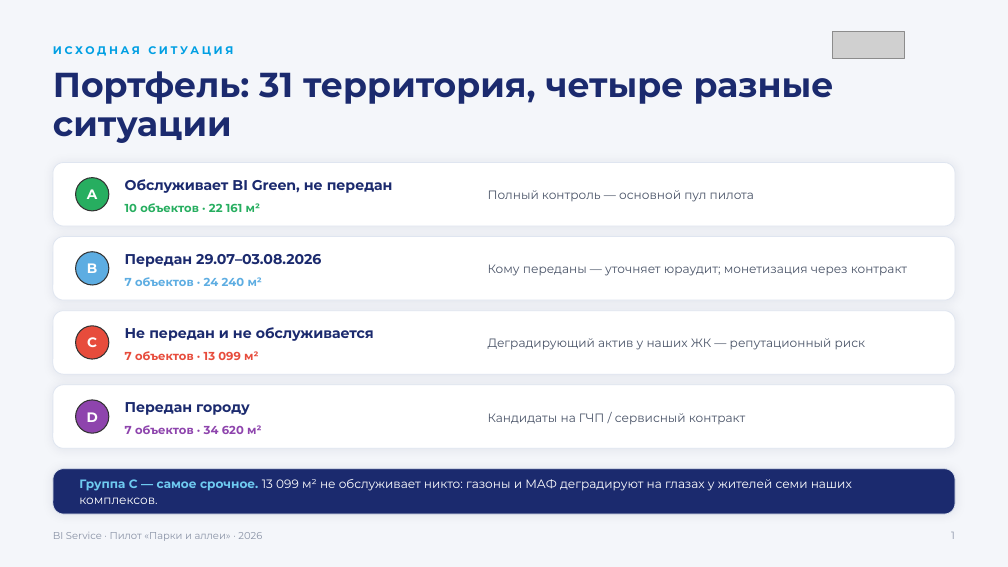
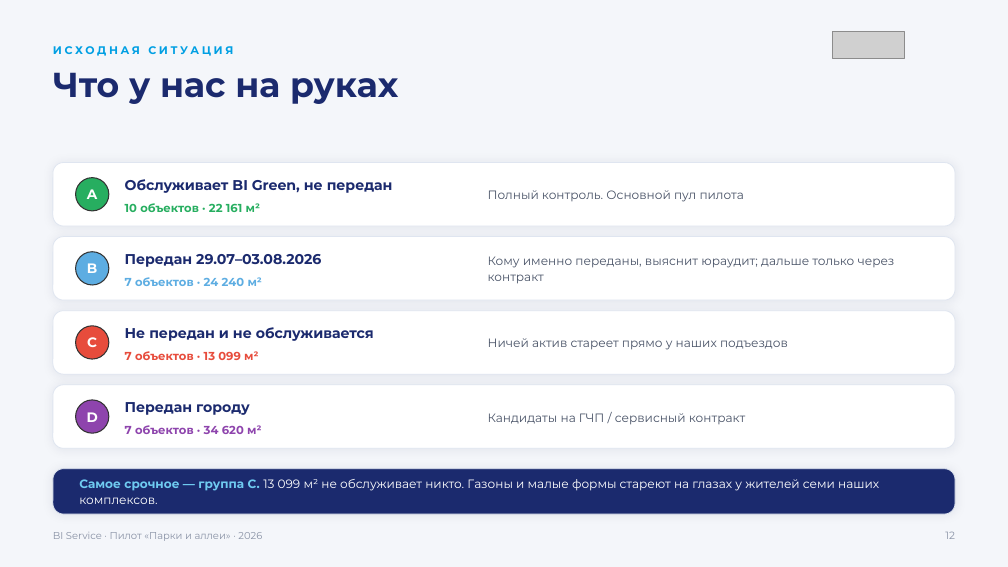
Before and after one commit to jprashkevich/bi-korshiler, a slide deck: slide 13 of docs/research/BIG-Life-park-pilot.pptx (slide 2 before the commit). Drawn at 1008x567 pixels with LibreOffice and Linux fonts; fonts in the diff are those of the drawing; grey boxes stand for pictures. Boxes give left, top, right and bottom in pixels: in the first picture for what was removed or moved away, otherwise in the second. Text is boxed around its words. In the diff, an @@ line names an element or a change of style, - is before the commit and + after.

```diff
--- a/docs/research/BIG-Life-park-pilot.pptx
+++ b/docs/research/BIG-Life-park-pilot.pptx
@@ text at <box>53,72,398,104</box>: text changed @@
-Портфель: 31 территория, четыре разные ситуации
+Что у нас на руках
@@ text at <box>488,190,744,202</box>: text changed @@
-Полный контроль — основной пул пилота
+Полный контроль. Основной пул пилота
@@ text at <box>488,256,895,284</box>: text changed @@
-Кому переданы — уточняет юраудит; монетизация через контракт
+Кому именно переданы, выяснит юраудит; дальше только через контракт
@@ text at <box>488,338,788,350</box>: text changed @@
-Деградирующий актив у наших ЖК — репутационный риск
+Ничей актив стареет прямо у наших подъездов
@@ text at <box>79,479,879,504</box>: text changed @@
-Группа C — самое срочное. 13 099 м² не обслуживает никто: газоны и МАФ деградируют на глазах у жителей семи наших комплексов.
+Самое срочное — группа C. 13 099 м² не обслуживает никто. Газоны и малые формы стареют на глазах у жителей семи наших комплексов.
@@ text at <box>945,531,955,539</box>: text changed @@
-1
+12
```
Also in this commit, not shown: 13 other slides changed, 11 slides added.
